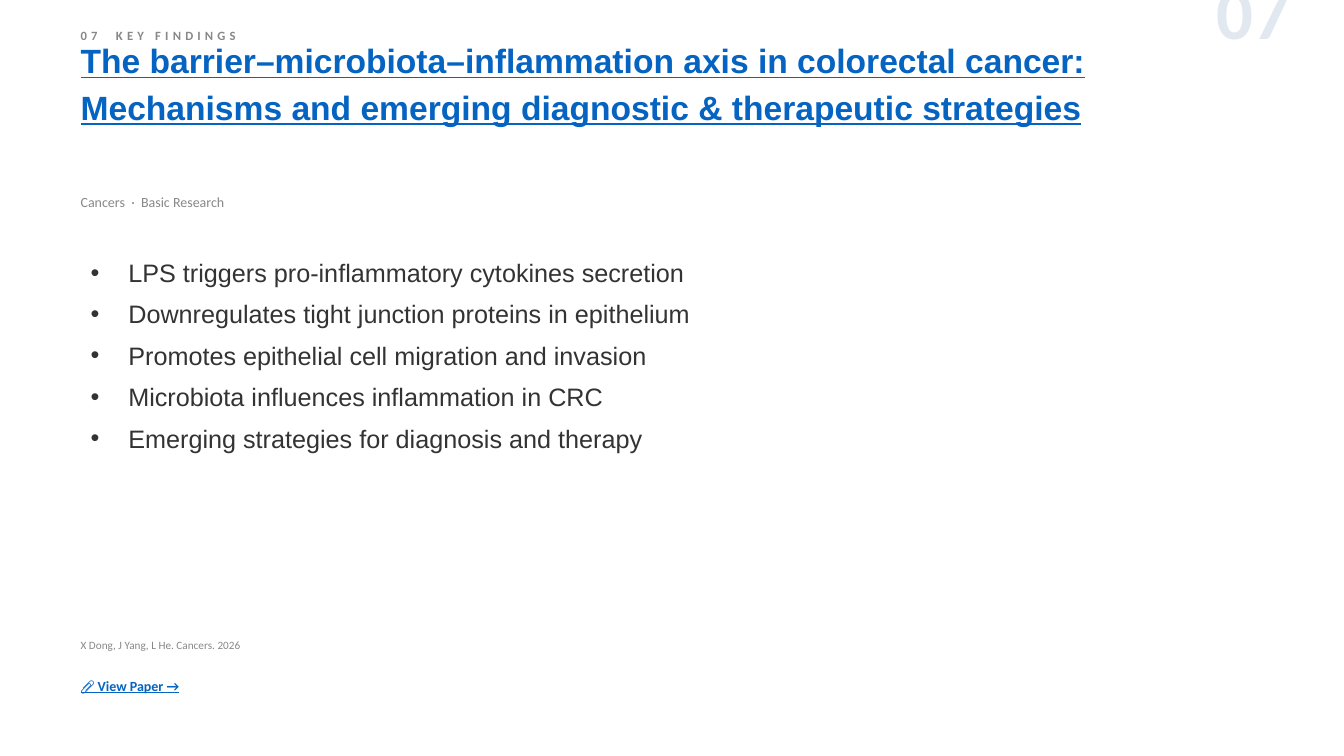
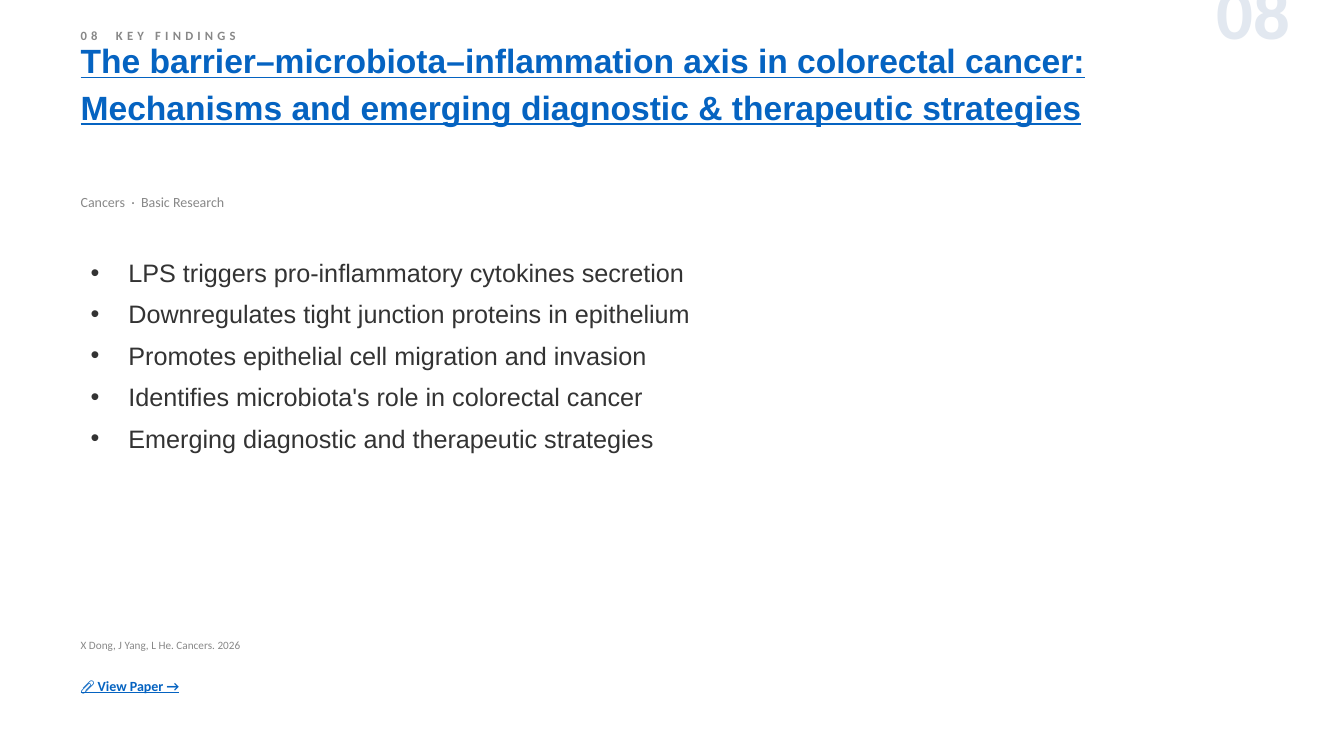
Before and after one commit to jejenhu-maker/colorectal-weekly-digest, a slide deck: slide 10 of docs/digest-en.pptx (slide 9 before the commit). Drawn at 1344x756 pixels with LibreOffice and Linux fonts; fonts in the diff are those of the drawing. Boxes give left, top, right and bottom in pixels: in the first picture for what was removed or moved away, otherwise in the second. Text is boxed around its words. In the diff, an @@ line names an element or a change of style, - is before the commit and + after.

```diff
--- a/docs/digest-en.pptx
+++ b/docs/digest-en.pptx
@@ text at (1008,10,1291,10): text changed @@
-07
+08
@@ text at (81,31,236,40): text changed @@
-07 KEY FINDINGS
+08 KEY FINDINGS
@@ text at (128,387,653,453): text changed @@
-• Microbiota influences inflammation in CRC
-• Emerging strategies for diagnosis and therapy
+• Identifies microbiota's role in colorectal cancer
+• Emerging diagnostic and therapeutic strategies
```
Also in this commit, not shown: 10 other slides changed, 3 slides added, 3 slides removed, 2 other files.
